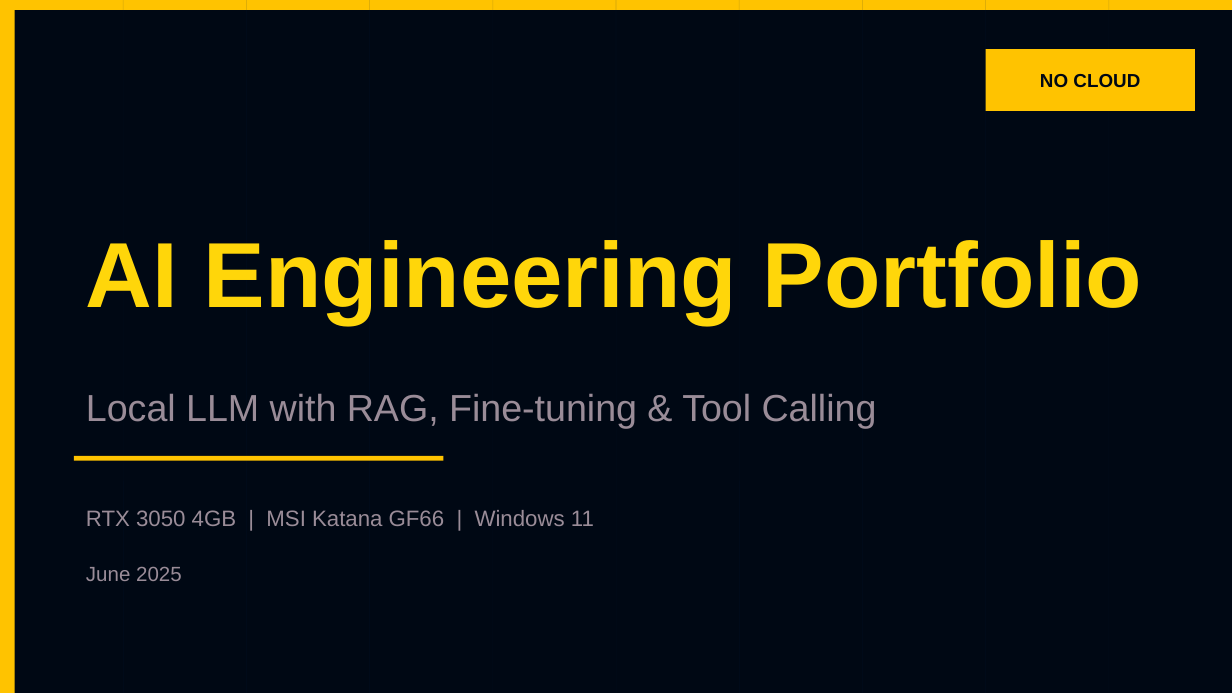
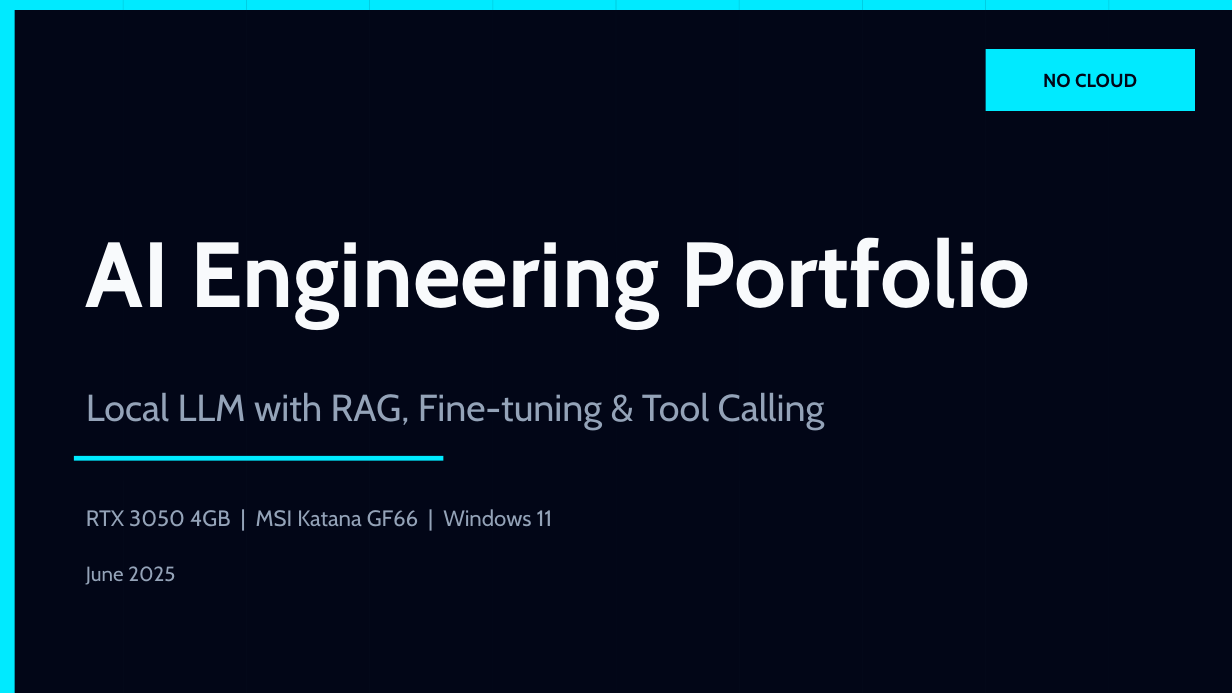
Before and after one commit to alvrooperez/LLM-agent, a slide deck: slide 1 of app/slides/output/ai-engineering-portfolio.pptx. Drawn at 1232x693 pixels with LibreOffice and Linux fonts; fonts in the diff are those of the drawing. Boxes give left, top, right and bottom in pixels: in the first picture for what was removed or moved away, otherwise in the second. Text is boxed around its words. In the diff, an @@ line names an element or a change of style, - is before the commit and + after.

Commit message:
feat(presentation): improve portfolio slides style and add interactive web presentation

```diff
--- a/app/slides/output/ai-engineering-portfolio.pptx
+++ b/app/slides/output/ai-engineering-portfolio.pptx
@@ rectangle at <box>0,0,1232,692</box>: fill #000814 to #020617 @@
@@ line (123, 0) - (123, 692): stroke #001D3D 0.3 pt to #0F172A 0.3 pt @@
@@ line (246, 0) - (246, 692): stroke #001D3D 0.3 pt to #0F172A 0.3 pt @@
@@ line (370, 0) - (370, 692): stroke #001D3D 0.3 pt to #0F172A 0.3 pt @@
@@ line (493, 0) - (493, 692): stroke #001D3D 0.3 pt to #0F172A 0.3 pt @@
@@ line (616, 0) - (616, 692): stroke #001D3D 0.3 pt to #0F172A 0.3 pt @@
@@ line (739, 0) - (739, 692): stroke #001D3D 0.3 pt to #0F172A 0.3 pt @@
@@ line (862, 0) - (862, 692): stroke #001D3D 0.3 pt to #0F172A 0.3 pt @@
@@ line (986, 0) - (986, 692): stroke #001D3D 0.3 pt to #0F172A 0.3 pt @@
@@ line (1109, 0) - (1109, 692): stroke #001D3D 0.3 pt to #0F172A 0.3 pt @@
@@ text "NO CLOUD" at <box>1043,73,1137,88</box>: font Arial to Cabin, text colour #000814 to #020617 @@
@@ fill #FFC300 to #00EAFF in 4 elements at <box>0,0,1232,10</box>, <box>0,0,15,692</box>, <box>74,456,444,461</box>, <box>986,49,1195,111</box> @@
@@ text "AI Engineering Portfolio" at <box>86,237,1031,328</box>: font Arial to Cabin, text colour #FFD60A to #F8FAFC @@
@@ font Arial to Cabin, text colour #9A8C98 to #94A3B8 in 3 elements at <box>86,393,825,430</box>, <box>86,509,553,527</box>, <box>86,566,175,585</box> @@
```
Also in this commit, not shown: 13 other slides changed, 16 other files.
